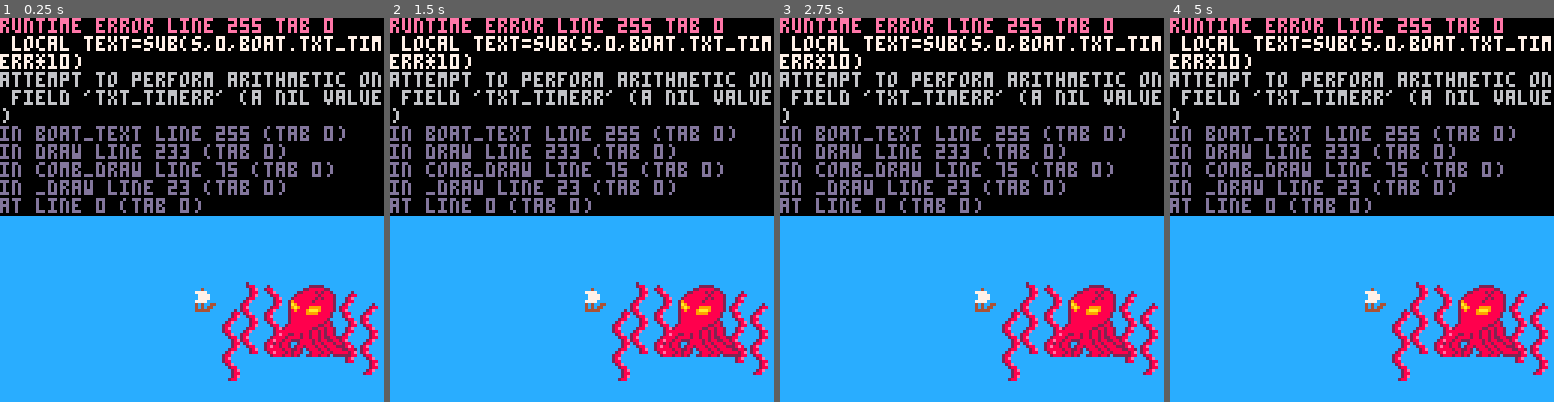
Above: before the commit, frames 1-4 (left to right).
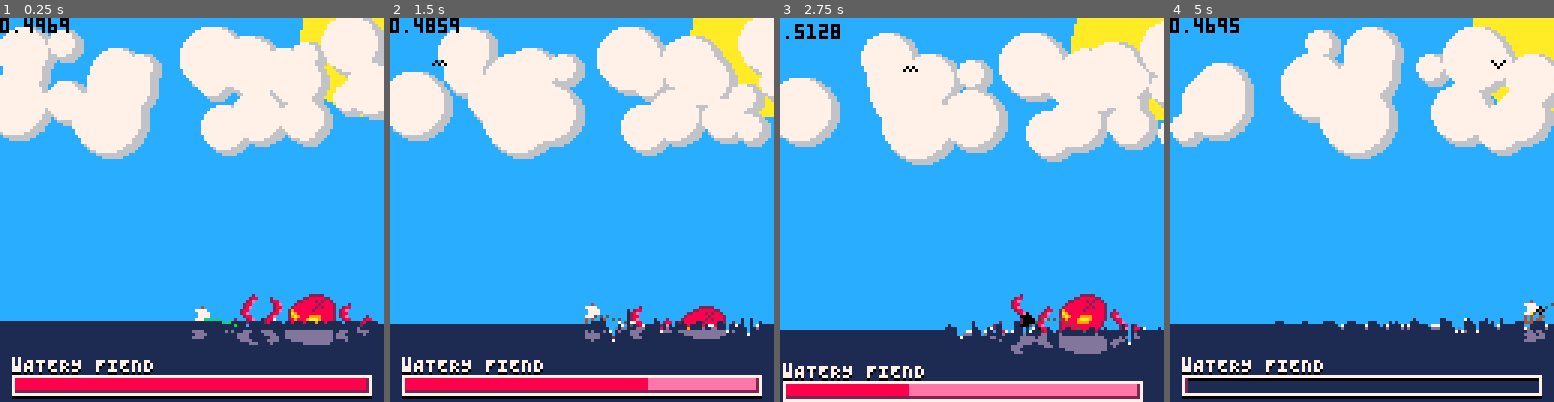
Above: after the commit, the same moments.

Repository: GibletsofJesus/Pico-Pirates
Game: PICO-8 cartridge boat_combat.p8
Two runs of this game, one before a commit and one after it. Both use one fixed random seed, a clock stepped at 60 frames per second and the inputs below.
Inputs:
- Up to frame 1 (0.25 s): no input
- Up to frame 2 (1.5 s): tap O (Z key) at 0.7 s
- Up to frame 3 (2.75 s): hold Right 1.6-2.1 s; tap O (Z key) at 1.7, 2.1, 2.5 s; hold Up 2.15-2.42 s; hold Right from 2.47 s (still down)
- Up to frame 4 (5 s): tap O (Z key) every 0.4 s from 2.9 to 4.9 s; release Right at 3.03 s; hold Left 3.08-3.58 s; hold Down 3.63-3.97 s; hold Right 4.02-4.68 s; hold Up from 4.73 s (still down)

The runs differ from the first frame. In frame 1, 73% of the frame differs, in the area x 0-100%, y 0-100%; in frame 2, 73%; in frame 3, 72%; in frame 4, 73%.
Error before the commit: runtime error line 255 tab 0; local text=sub(s,0,boat.txt_timerr*10); attempt to perform arithmetic on field 'txt_timerr' (a nil value)

Commit message:
Screenshake, player collisions, started work on octopus steps

Diff:
--- a/boat_combat.p8
+++ b/boat_combat.p8
@@ -10,8 +10,8 @@
 --cpu load: ~76%
 
 --current stats
---token count: 1430
---char count: 5090
+--token count: 2079
+--char count: 9206
 --cpu load: ~57.5%
 
 function _init()
@@ -26,7 +26,6 @@
 	 comb_draw()
 end
 
--->8
 --boat combat-
 function comb_init()
 	comb_objs={}
@@ -39,7 +38,7 @@
 		t.w=5
 		t.h=24
 	end
-	for	i=0,128 do
+	for	i=0,160 do
 		add(wpts,0)
 		add(prevwpts,0)
 	end
@@ -49,9 +48,10 @@
 		local y=rnd(32)+8
 		local r=rnd(8)+4
 		local vx=rnd(.5)
-		add(comb_clouds,newcloud(x,y,r+1,6,vx))
+		add(comb_clouds,newcloud(x+2,y+1,r+1,6,vx))
 		add(comb_clouds,newcloud(x,y,r,7,vx))
 	end
+	music(1)
 end
 
 function comb_update()
@@ -66,9 +66,10 @@
 
 function comb_draw()
  cls(12)
+ screenShake()
  circfill(124,8,24,10)
  for c in all(comb_clouds) do
- 	if(c.c==6) c.draw(c)
+ 	if(c.c!=7) c.draw(c)
  end
  for c in all(comb_clouds) do
   if(c.c==7)	c.draw(c)
@@ -77,21 +78,12 @@
 	for c in all(comb_objs) do
 	 c.draw(c)
 	end
-	drawupdatewater()
-
- waterreflections()
- cannonlines(2+boat.x,5+boat.y)
-
-  ?"wATERY FIEND",4,114,0
-	 ?"wATERY FIEND",4,113,7
-
-	 rect(4,120,123,126,0)
-
-	 rectfill(5,119,60+sin(t()*.25)*50,124,8)
-	 rect(4,119,60+sin(t()*.25)*50,124,2)
-
- --HP bar outline
- rect(4,119,123,125,7)
+	drawUpdateWater()
+
+ waterReflections()
+ cannonLines(2+boat.x,5+boat.y)
+	drawEnemyHP()
+	?stat(1),0,0,0
 end
 
 function ___________________clouds()
@@ -114,14 +106,14 @@
 function ___________________water()
 end
 
--->8
+
 --water--
 wpts={} --water points
 prevwpts={}
 
 --get corrected array value for water
 function pt(i)
-	return wpts[mid(1,i,#wpts-1)]
+	return wpts[mid(1,flr(i),#wpts-1)]
 end
 
 --same as above but for indexing
@@ -129,7 +121,7 @@
 	return mid(flr(i),1,#wpts)
 end
 
-function	drawupdatewater()
+function	drawUpdateWater()
 	for i=1,#wpts do
 		local vel = .975+(wpts[i]-prevwpts[i])*1.125
 		prevwpts[i] = wpts[i]
@@ -142,25 +134,25 @@
 			+pt(i+4) + pt(i-4)	) *
 			(-8*wpts[i])
 
-		wpts[i] -= diff*0.004
+		wpts[i] -= diff*0.005
 
 		wpts[i]=mid(wpts[i],0,128)
 
-		line(i-1,127,i-1,wpts[i]+97,1)
+		line(i-16,160,i-16,wpts[i]+97,1)
 
 		if vel>1.25 or vel<-1.25 then
-			pset(i-1,wpts[i]+97,7)
-		end
-	end
-end
-
-function waterreflections()
+			pset(i-16,wpts[i]+97,7)
+		end
+	end
+end
+
+function waterReflections()
 	for x=1,127 do
 		for y=0,48 do
 			local c=pget(x,103-y)
 			if c!=12 and c!=1 then
 				if 103+y/2>wpts[x]+97 then
-					pset(x+(sin(time()+(y*2))),103+y*.5,13)
+					pset(x+(sin(time()+(y/50))),103+y*.5,13)
 				end
 			end
 		end
@@ -180,6 +172,7 @@
 end,
 draw=function(b)
 	palt(0,false)
+	palt(11,true)
 	spr(132+b.frame,b.x,b.y)
 end
 }
@@ -187,30 +180,23 @@
 function _______________player_ship()
 end
 
--->8
+
 --combat boat--
 boat={
- 	x=64,y=62,w=8,h=8,
+ 	x=64,y=62,w=8,h=8,vx=0,
 	flipx=true,aim=0,firecd=0,
-	txt_timer=0,
-	messages={
-		"aLL HANDS\nON DECK!",
-		"wHAT IS\nTHAT THING?",
-		"wE'RE GOING\nTO DIE!",
-		"pULL YOURSELF\nTOGETHER!",
-		"abandon\nship!"
-	}, message_index=1,
+	hp=100,flashing=0,
 	update=function(boat)
 		if (btn(0)) then
- 			boat.x=mid(0,boat.x-1,120)
+			boat.vx=mid(-1.5,boat.vx-0.1,1.5)
 			boat.flipx=false
-			wpts[_pt(boat.x+7)]-=1
+			wpts[_pt(boat.x+23)]-=.7
 			sfx(4,1)
 		end
 		if (btn(1)) then
-			boat.x=mid(0,boat.x+1,120)
  			boat.flipx=true
-			wpts[_pt(boat.x+2)]-=1
+			boat.vx=mid(-1.5,boat.vx+0.1,1.5)
+			wpts[_pt(boat.x+18)]-=.7
 			sfx(4,1)
 		end
 
@@ -220,23 +206,32 @@
 		if btn(4) and boat.firecd==0 then
 			boat.firecd=1
 			sfx(0,0)
-			fire_projectile(2+boat.x,5+boat.y,not boat.flipx)
-		end
-
+			fireProjectile(2+boat.x,5+boat.y,not boat.flipx,1,boat.aim)
+		end
+
+		if boat.flashing<=0 then
+			if (aabbOverlap(boat,monster)) hit(boat,12+rnd(5))
+			for t in all(monster.tentacles) do
+				if (aabbOverlap(boat,t)) hit(boat,12+rnd(5))
+			end
+		end
+		boat.vx*=.95
 		boat.firecd=mid(boat.firecd-.0333,0,100)
 		boat.aim=mid(boat.aim,.1,1)
+		boat.x=mid(0,boat.x+boat.vx,120)
 		boat.y=((pt(boat.x+3)+pt(boat.x+4)+pt(boat.x+5))/3)+90
-
-		boat.txt_timer+=.033
+		txt_timer+=.066
 	end,
-	draw=function(boat)
+	draw=function()
+		boat.flashing=flashSprite(boat.flashing)
 	  palt(11,true)
 		spr(128,boat.x,boat.y,1,1,boat.flipx,false)
-
-		boat_text(boat.messages[boat.message_index])
-		?boat.txt_timer,0,0,0
-		?#boat.messages[boat.message_index],0,6,0
-		if (boat.txt_timer*5>(#boat.messages[boat.message_index])) boat.txt_timer=0 boat.message_index+=1
+		pal()
+		--[[boat_text(messages[message_index])
+		if txt_timer*5>(#messages[message_index]) then
+			 if (message_index<#messages) txt_timer=0
+			 message_index=mid(1,message_index+1,#messages)
+		 end]]
 	end
 }
 
@@ -254,32 +249,44 @@
 --
 -- enemy hit, print generic positive
 --	message
+
+txt_timer=0
+
+messages={
+	"aLL HANDS\nON DECK!",
+	"wHAT IS\nTHAT THING?",
+	"wE'RE GOING\nTO DIE!",
+	"pULL YOURSELF\nTOGETHER!",
+	"abandon\nship!"
+}
+message_index=1
+
 function boat_text(s)
-	local text=sub(s,0,boat.txt_timerr*10)
-	?text,boat.x-12,boat.y-11,1
-	?text,boat.x-12,boat.y-12,7
-end
-
-function cannonlines(_x,_y)
- local ratio=boat.aim*5
- local _max=40
- local c = 11
- if boat.firecd > 0 then
- 	_max = 60*(1-boat.firecd)-20
- 	c=5
- end
-
- for i=1,_max do
- 	local x=_x
- 	local y=_y
+	local text=sub(s,0,txt_timer*10)
+	--?text,boat.x-12,boat.y-11,1
+	--?text,boat.x-12,boat.y-12,7
+
+	for i=1,txt_timer*10 do
+		?sub(s,i,i),boat.x-12+(i*4),boat.y-10+sin(t()+i/10)*2,1
+		?sub(s,i,i),boat.x-12+(i*4),boat.y-11+sin(t()+i/10)*2,7
+	end
+end
+
+function cannonLines(x0,y0)
+ local c=11
+ if (boat.firecd > 0)	c=5
+ for i=1,50 do
+	local x=x0
+	local y=y0
  	if boat.flipx then
  		x+=i*2
  	else
 		x+=1
 		x-=i*2
  	end
- 	y+=(-ratio*i)+(0.125*(i^2))
- 	if (y<pt(x)+96)	pset(x,y,c)
+ 	y+=(0.125*(i^2))-(boat.aim*5*i)
+
+ 	if (y<103) pset(x,y,c)
  end
 end
 
@@ -287,34 +294,34 @@
 end
 projectiles={}
 --fire cannon--
-function fire_projectile(_x,_y,_left)
+function fireProjectile(_x,_y,_left,_r,aim)
 	proj={
-		x0=_x,y0=_y,x=_x,y=_y,
-		w=1,h=1,
+		x0=_x,y0=_y,x=_x,y=_y,r=_r,
+		w=mid(1,_r*2,99),h=mid(1,_r*2,99),
 		t=0,
-		vx=2,vy=boat.aim,
+		vx=1.32+abs(boat.vx),vy=aim,
 		left=_left,
 		x2=0,y2=-64,
 		x1=0,y1=-64,
 	update=function(p)
-		p.t+=.666
+		p.t+=.66
 		if p.left then
-			p.x=p.x0-(p.t*p.vx)
+			p.x-=p.vx
 		else
-			p.x=p.x0+(p.t*p.vx)
-		end
-		p.y=p.y0+(-p.vy*5*p.t)+(0.125*(p.t^2))
-
-		if p.y > pt(flr(p.x))+96 then
+			p.x+=p.vx
+		end
+		--p.y+=(0.125*p.t)-(5*p.vy)
+		p.y=p.y0-(p.vy*5*p.t)+(0.125*p.t^2)
+		if p.y > 102 then
 			del(comb_objs,p)
 			sfx(1,0)
-			wpts[_pt(p.x)]-=12
-			wpts[_pt(p.x+1)]-=10
-			wpts[_pt(p.x-1)]-=10
-		end
-
-		for t in all(monster.tentacles) do
-			if aabb_overlap(t,p) then
+			for i=p.x+15,p.x+17 do
+				wpts[_pt(i)]-=10--move water
+			end
+		end
+
+		for t in all(monster.tentacles) do --tentacle collision
+			if aabbOverlap(t,p) then
 				del(comb_objs,p)
 				del(projectiles,p)
 				monster.hit(monster)
@@ -322,7 +329,7 @@
 				sfx(1,2)
 			end
 		end
-		if aabb_overlap(monster,p) then
+		if aabbOverlap(monster,p) then --octopos collision
 			del(comb_objs,p)
 			del(projectiles,p)
 			monster.hit(monster)
@@ -335,7 +342,7 @@
 			circfill((p.x1+p.x2)/2,(p.y1+p.y2)/2,0,10)
 			circfill(p.x1,p.y1,0,9)
 			circfill((p.x+p.x1)/2,(p.y1+p.y)/2,0,8)
-			circfill(p.x,p.y,0,0)
+			circfill(p.x,p.y,p.r,0)
 			p.x2=p.x1 p.y2=p.y1
 			p.x1=p.x	p.y1=p.y
 	end}
@@ -346,7 +353,41 @@
 function __________________octopus()
 end
 
--->8
+-- octopus in various states
+-- 	idle, current implementation
+-- 	tentacle attack, duck below surface
+--  	and tentacles come up and hit player
+--	projectile attack, octopus head ducks
+-- 		below surface, comes up a moment later
+--		and fires a rock or some shit (mb ink)
+
+hpTimer=0
+prevhp=100
+function drawEnemyHP()
+	?"wATERY FIEND",4,114,0
+	?"wATERY FIEND",4,113,7
+	rect(4,120,123,126,0)
+	local barLength0=monster.hp*1.18
+	local barLength1=prevhp*1.18
+	if hpTimer>0 then
+		 hpTimer-=0.066
+		 if (hpTimer<=1) prevHp=monster.hp barLength1=lerp(barLength0,barLength1,hpTimer)
+	else
+		prevhp=monster.hp
+		barLength1=barLength0
+	end
+
+	rectfill(5,119,5+barLength1,124,14)
+
+	--true hp bar
+	rectfill(5,119,5+barLength0,124,8)
+
+	rect(4,119,5+barLength1,124,2)
+
+	--HP bar outline
+	rect(4,119,123,125,7)
+end
+
 --octodude--
 monster={
 	tentacles={
@@ -356,43 +397,103 @@
 		{x=79,y=88},
 		{x=73,y=97}
 	},
+	hp=100,
 	x=88,y=88,w=24,h=72,
 	flashing=0,
-	flash=false,
+	timer=1,
+	stepIndex=1,
+	steps=
+	{
+		function(o) --sink below surface
+			o.y+=.5
+			for t in all(o.tentacles) do
+				t.y+=.5
+			end
+			if o.y>104 and o.hp>0then
+				o.stepIndex+=1
+			end
+		end,
+		function(o) --rise above surface
+			o.y-=.5
+			for t in all(o.tentacles) do
+				t.y-=.5
+			end
+			if o.y<88 then
+				o.stepIndex=1
+			end
+		end,
+		function(o)
+			fireProjectile(o.x,o.y,true,3,boat.aim)
+		end,
+		function(o)
+
+		end
+	},
 	update=function(o)
-		o.y=88+cos(t())*2
+		o.y+=cos(t())*.25
+		if (o.hp<=0) o.stepIndex=1
+		o.steps[o.stepIndex](o)
 	end,
 	draw=function(this)
- 	if this.flashing > 0 then
- 		this.flashing-=1
- 		this.flash=not this.flash
+		this.flashing=flashSprite(this.flashing)
+	  palt(0,true)
+		sspr(24,72,33,24,this.x,this.y)
+		for i=this.x,this.x+33 do
+			if (this.hp>0) wpts[flr(i+16)]+=rnd(.25)
+		end
+	 	--draw tentacles
+	 	for t in all(this.tentacles) do
+			for y=0,24 do
+				local _x=t.x+2+(1.5*sin(time()+t.o+y*.1))
+				local _y=t.y+cos(time()+t.o*2)
+	  		if (y==1 and this.hp>0)	wpts[flr(_x+16)]+=rnd(.25)
+				sspr(19,72+y,3,1,_x+1,_y+y)
+	  	end
+	 	end
+		pal()
+	 end,
+
+	 hit=function(this)
+		 hpTimer=2
+		 hit(this,30+rnd(6))
+	 end
+}
+
+function flashSprite(flashTimer)
+ 	if flashTimer > 0 then
+ 		flashTimer-=1
+		if (flashTimer%2==0) pal_all(0)
  	else
- 		this.flash=false
+		pal()
  	end
-	if (this.flash) pal_all(7)
-  palt(0,true)
-	sspr(24,72,33,24,this.x,this.y)
- 	--draw tentacles
- 	for t in all(this.tentacles) do
-		for y=0,24 do
-			local _x=t.x+2+(1.5*sin(time()+t.o+y*.1))
-			local _y=t.y+cos(time()+t.o*2)
-  		if (y==1)	wpts[flr(_x)]+=rnd(.25)
-			sspr(19,72+y,3,1,_x+1,_y+y)
-  	end
- 	end
-	pal()
- end,
- hit=function(this)
-	 flip()
-	 this.flashing=10
- end
-}
-
-function _________________new_shit()
-end
-
-function aabb_overlap(a,b)
+	return flashTimer
+end
+
+function hit(this,dmg)
+	flip()
+	this.hp=mid(0,this.hp-dmg,1000)
+	shakeTimer=1
+	this.flashing=10
+end
+
+function ___________________helpers()
+end
+
+shakeTimer=0
+shakeAmount=4
+shakeX=0 shakeY=0
+function screenShake()
+	if shakeTimer > 0 then
+		shakeX=rnd(shakeAmount*2)-shakeAmount
+		shakeY=rnd(shakeAmount*2)-shakeAmount
+		shakeTimer-=0.33
+	else
+		shakeX=0 shakeY=0
+	end
+	camera(shakeX,shakeY)
+end
+
+function aabbOverlap(a,b)
 	return ((a.x+a.w > b.x)
 					and (a.x < b.x+b.w))
 		and ((a.y+a.h > b.y)
@@ -400,15 +501,6 @@
 end
 
 --combat plans
-
--- octopus in various states
--- 	idle, current implementation
--- 	tentacle attack, duck below surface
---  	and tentacles come up and hit player
---	projectile attack, octopus head ducks
--- 		below surface, comes up a moment later
---		and fires a rock or some shit (mb ink)
-
 -- Player collisions and flashing
 
 --Implentations of transiations to and
@@ -424,6 +516,10 @@
 	for i=0,15 do
 		pal(i,c)
 	end
+end
+
+function lerp(a,b,t)
+ return b*t+(a*(1-t))
 end
 
 __gfx__
Not shown, changed: the music (__music__) section of boat_combat.p8
Not shown, changed: the sound effects (__sfx__) section of boat_combat.p8
